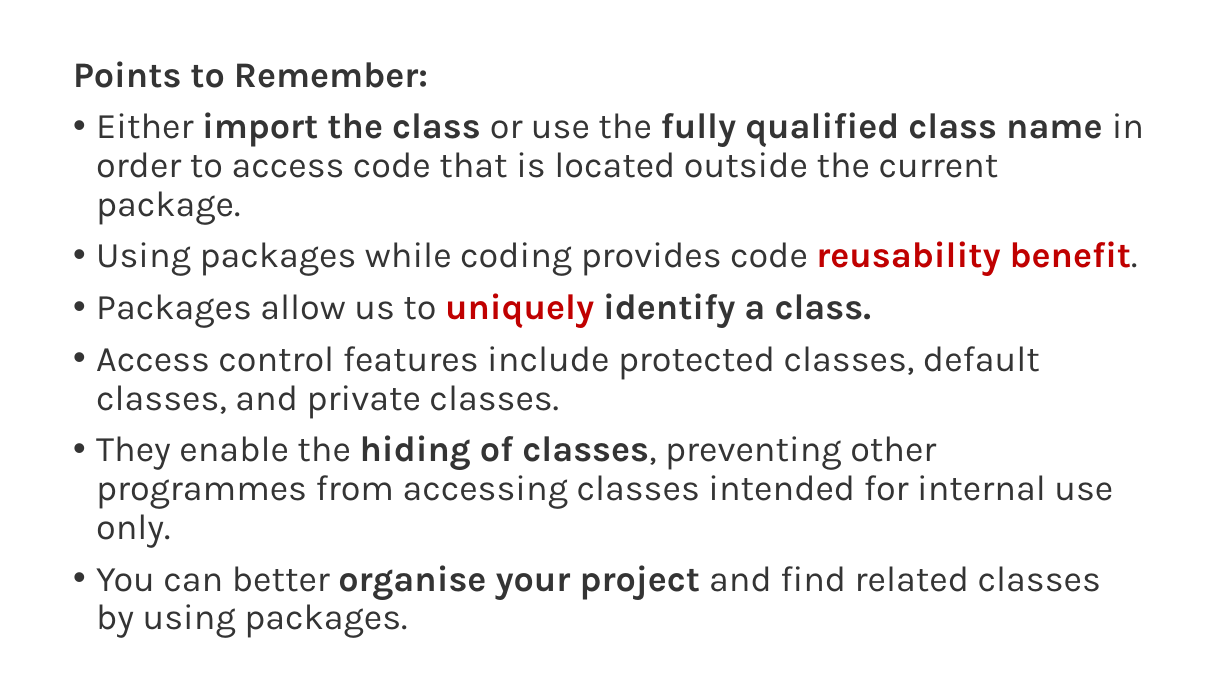
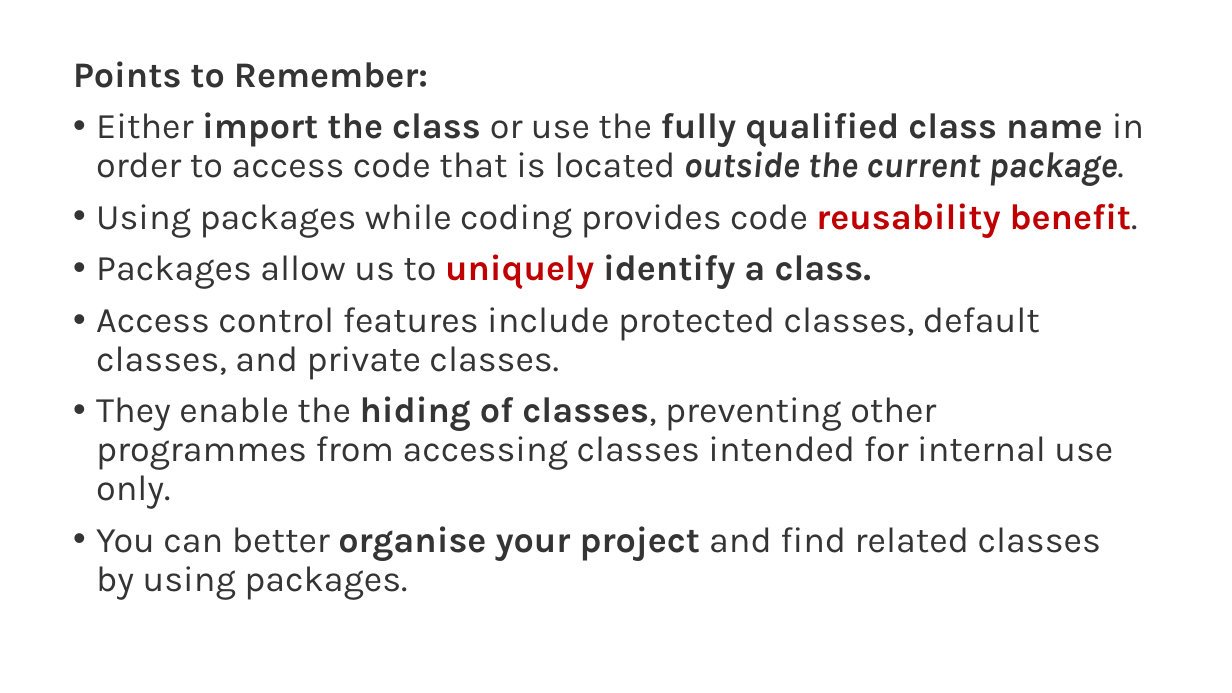
Before and after one commit to PRAMOD-VISHNU-NAIK/MCA-2nd-Sem-Shridevi-College, a slide deck: slide 24 of Theory Class-Notes/Complete Syllabus and Notes/Module-3 Interfaces and Packages.pptx (slide 25 before the commit). Drawn at 1232x693 pixels with LibreOffice and Linux fonts; fonts in the diff are those of the drawing. Boxes give left, top, right and bottom in pixels: in the first picture for what was removed or moved away, otherwise in the second. Text is boxed around its words. In the diff, an @@ line names an element or a change of style, - is before the commit and + after.

```diff
--- a/Theory Class-Notes/Complete Syllabus and Notes/Module-3 Interfaces and Packages.pptx
+++ b/Theory Class-Notes/Complete Syllabus and Notes/Module-3 Interfaces and Packages.pptx
@@ text at [96,112,1144,186]: bold on, italic on in "outside the current package." @@
```
Also in this commit, not shown: 7 other slides changed, 2 slides removed.
